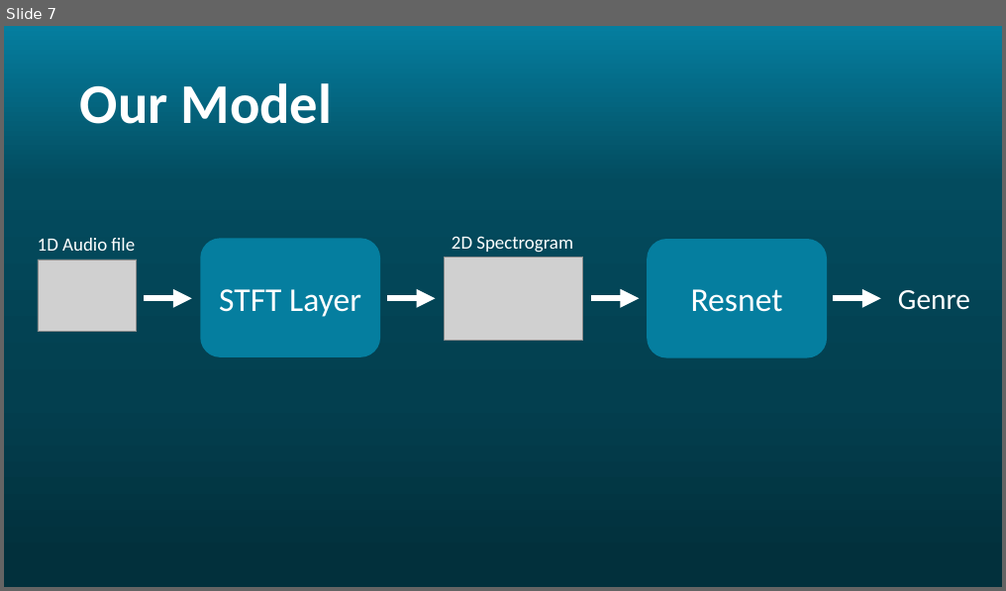
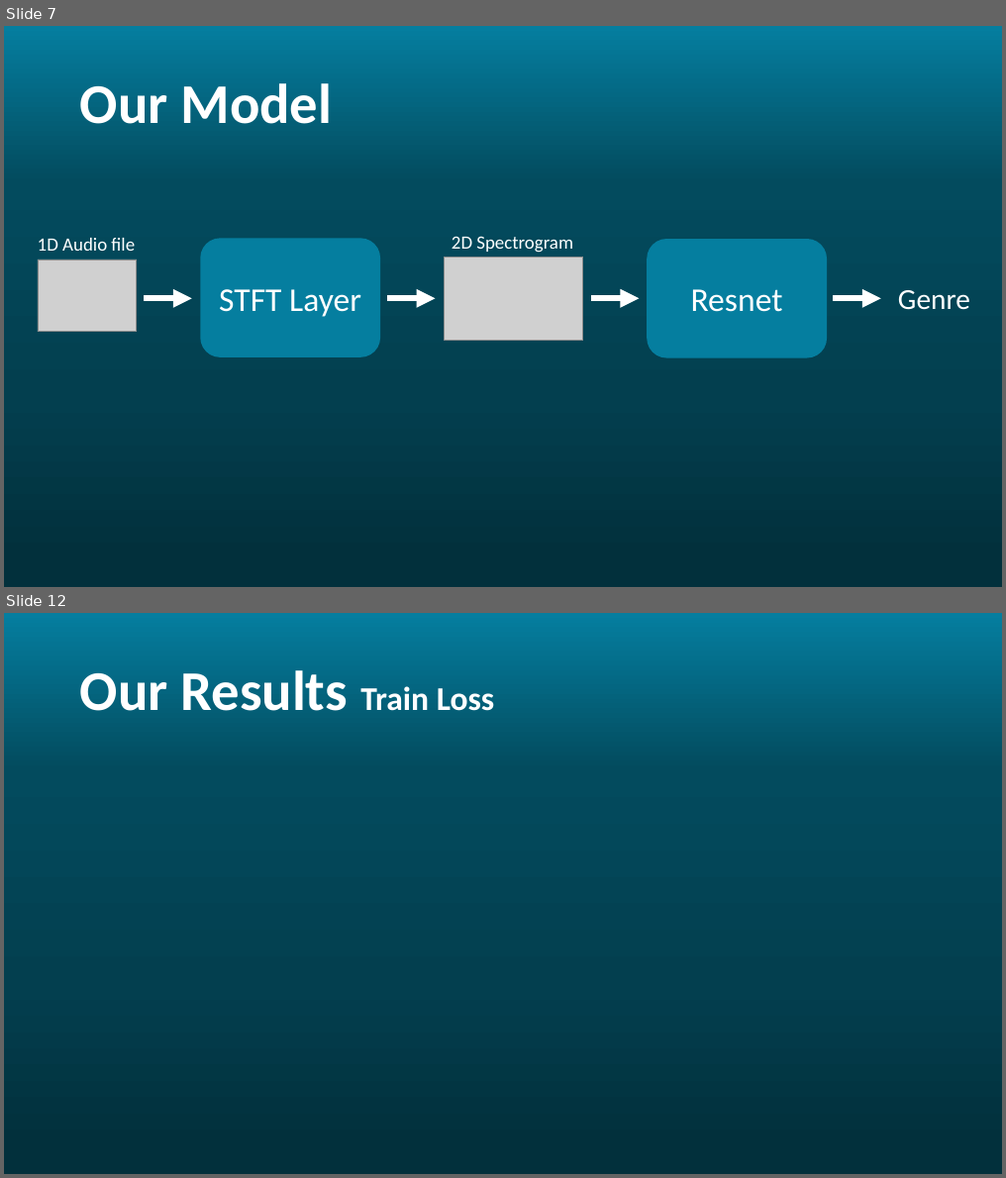
Before and after one commit to Rotem-and-Noam/Ada-STFT, a slide deck: images/AdaSTFT.pptx. Shown one above the other, each under a label of ours: slide 7 before the commit, slides 7 and 12 after it; the slides between them are not shown. The pictures are 1006x591 and 1006x1178 pixels, drawn with LibreOffice and Linux fonts; fonts in the diff are those of the drawing; grey boxes stand for pictures; background and template pictures are left out. Boxes give left, top, right and bottom in pixels: in the first picture for what was removed or moved away, otherwise in the second. Text is boxed around its words. In the diff, an @@ line names an element or a change of style, - is before the commit and + after.

```diff
--- a/images/AdaSTFT.pptx
+++ b/images/AdaSTFT.pptx
@@ slide 12 added at (x1=4, y1=613, x2=1002, y2=1174), background gradient #057E9F to #034B5E to #033F50 to #02303C @@
@@ title added at (x1=80, y1=670, x2=495, y2=711), 54 pt, text #FFFFFF, bold @@
+Our Results Train Loss
```
Also in this commit, not shown: 3 slides changed, 6 other slides added.
